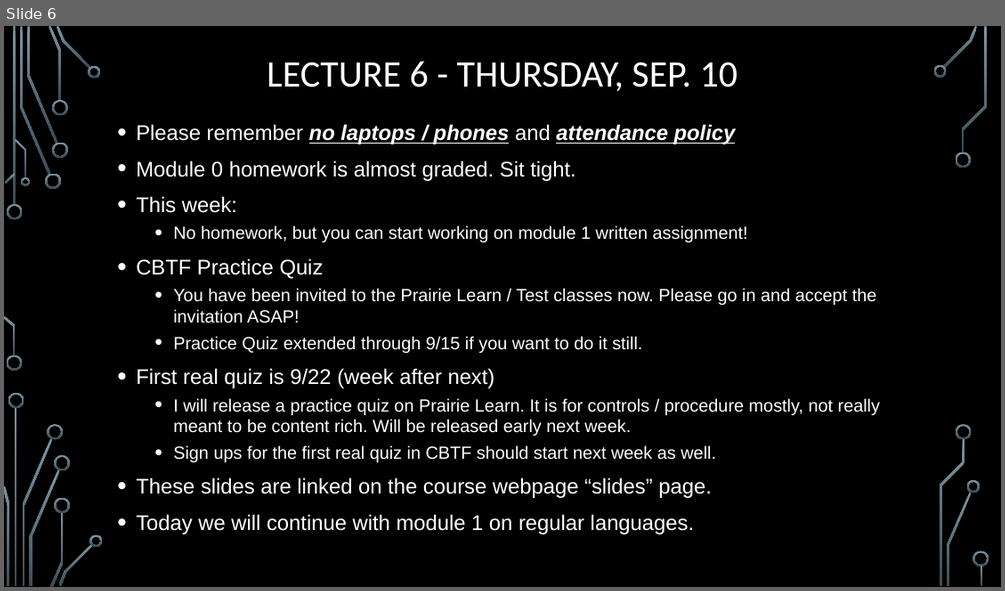
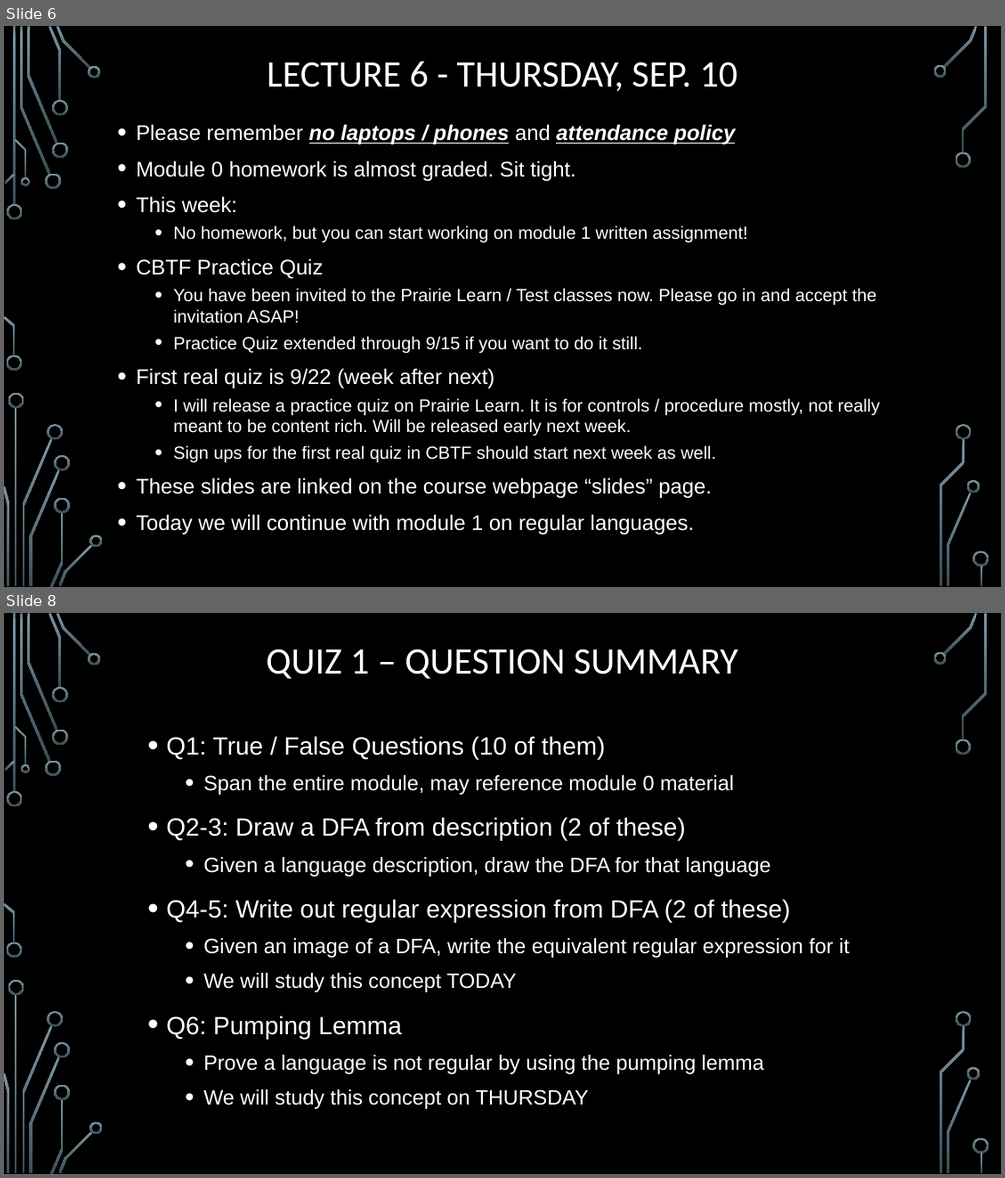
Before and after one commit to markfloryan/dmt2, a slide deck: slides/00-DailyAnnouncements.pptx. Shown one above the other, each under a label of ours: slide 6 before the commit, slides 6 and 8 after it; the slides between them are not shown. The pictures are 1005x591 and 1005x1178 pixels, drawn with LibreOffice and Linux fonts; fonts in the diff are those of the drawing; background and template pictures are left out. Boxes give left, top, right and bottom in pixels: in the first picture for what was removed or moved away, otherwise in the second. Text is boxed around its words. In the diff, an @@ line names an element or a change of style, - is before the commit and + after.

```diff
--- a/slides/00-DailyAnnouncements.pptx
+++ b/slides/00-DailyAnnouncements.pptx
@@ slide 8 added at <box>4,613,1001,1174</box>, background picture (left out); not listed: 36 template elements that a slide beside it also shows @@
@@ title added at <box>266,649,738,679</box>, 36 pt, text #FFFFFF @@
+QUIZ 1 – QUESTION SUMMARY
@@ text added at <box>166,736,850,1109</box>, 20 pt, text #FFFFFF @@
+• Q1: True / False Questions (10 of them)
+  • Span the entire module, may reference module 0 material
+• Q2-3: Draw a DFA from description (2 of these)
+  • Given a language description, draw the DFA for that language
+• Q4-5: Write out regular expression from DFA (2 of these)
+  • Given an image of a DFA, write the equivalent regular expression for it
+  • We will study this concept TODAY
+• Q6: Pumping Lemma
+  • Prove a language is not regular by using the pumping lemma
+  • We will study this concept on THURSDAY
```
Also in this commit, not shown: 1 slide changed, 1 other slide added, 1 other file.
